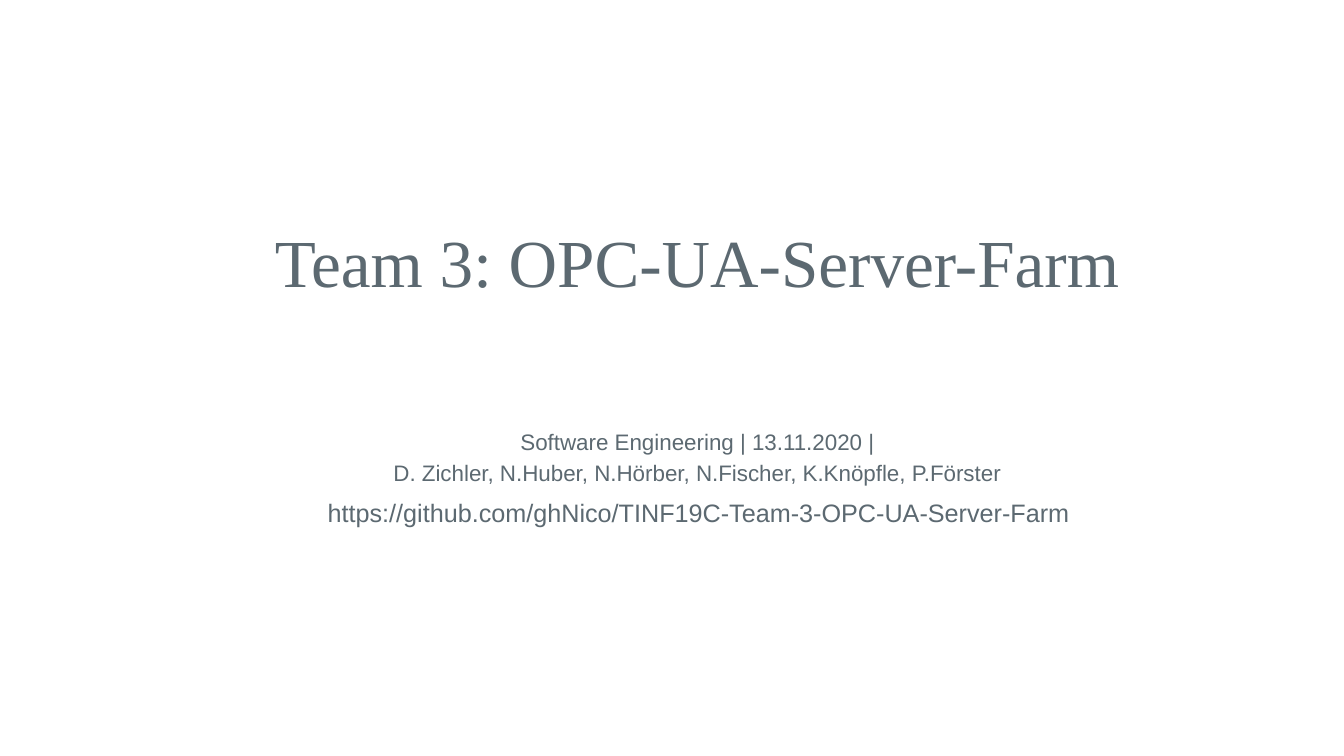
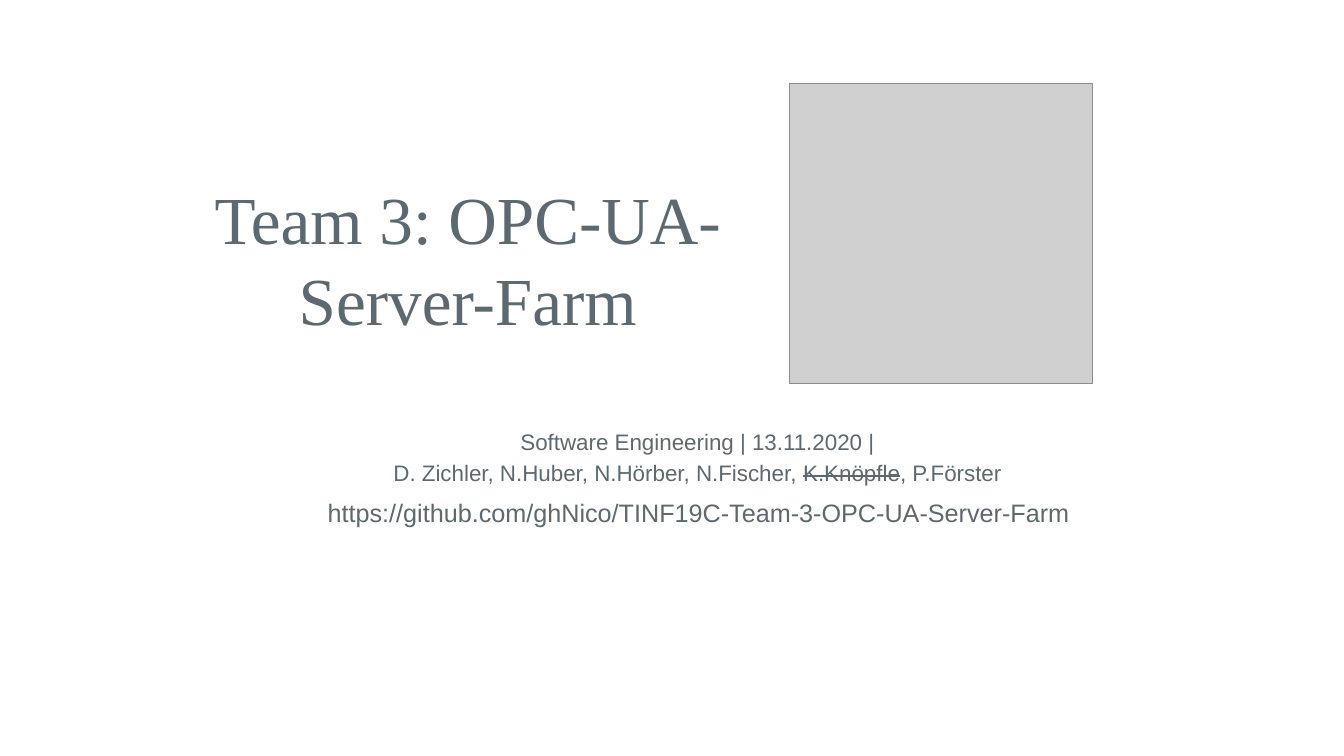
Before and after one commit to ghNico/TINF19C-Team-3-OPC-UA-Server-Farm, a slide deck: slide 17 of PROJECT/Prasentation/Finale Präsentation_v1.pptx (slide 16 before the commit). Drawn at 1344x756 pixels with LibreOffice and Linux fonts; fonts in the diff are those of the drawing; grey boxes stand for pictures; background and template pictures are left out. Boxes give left, top, right and bottom in pixels: in the first picture for what was removed or moved away, otherwise in the second. Text is boxed around its words. In the diff, an @@ line names an element or a change of style, - is before the commit and + after.

```diff
--- a/PROJECT/Prasentation/Finale Präsentation_v1.pptx
+++ b/PROJECT/Prasentation/Finale Präsentation_v1.pptx
@@ picture added at (790,83,1093,383) @@
@@ title "Team 3: OPC-UA-Server-Farm" rewrapped from (275,242,1119,288) to (215,199,720,326) @@
@@ subtitle at (393,465,1001,486): strikethrough on in "K.Knöpfle," @@
```
Also in this commit, not shown: 15 other slides changed, 1 slide added, 1 other file.
